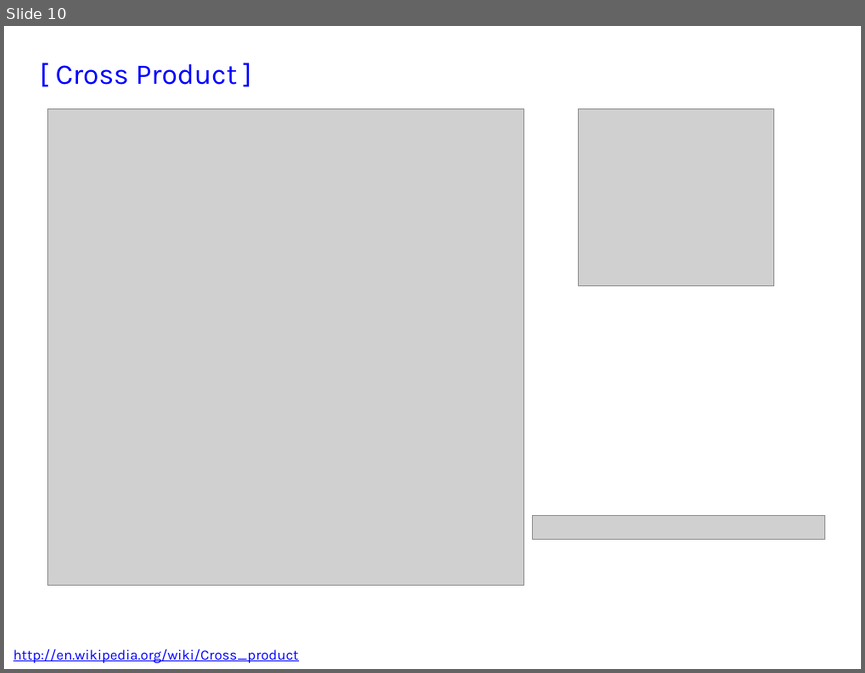
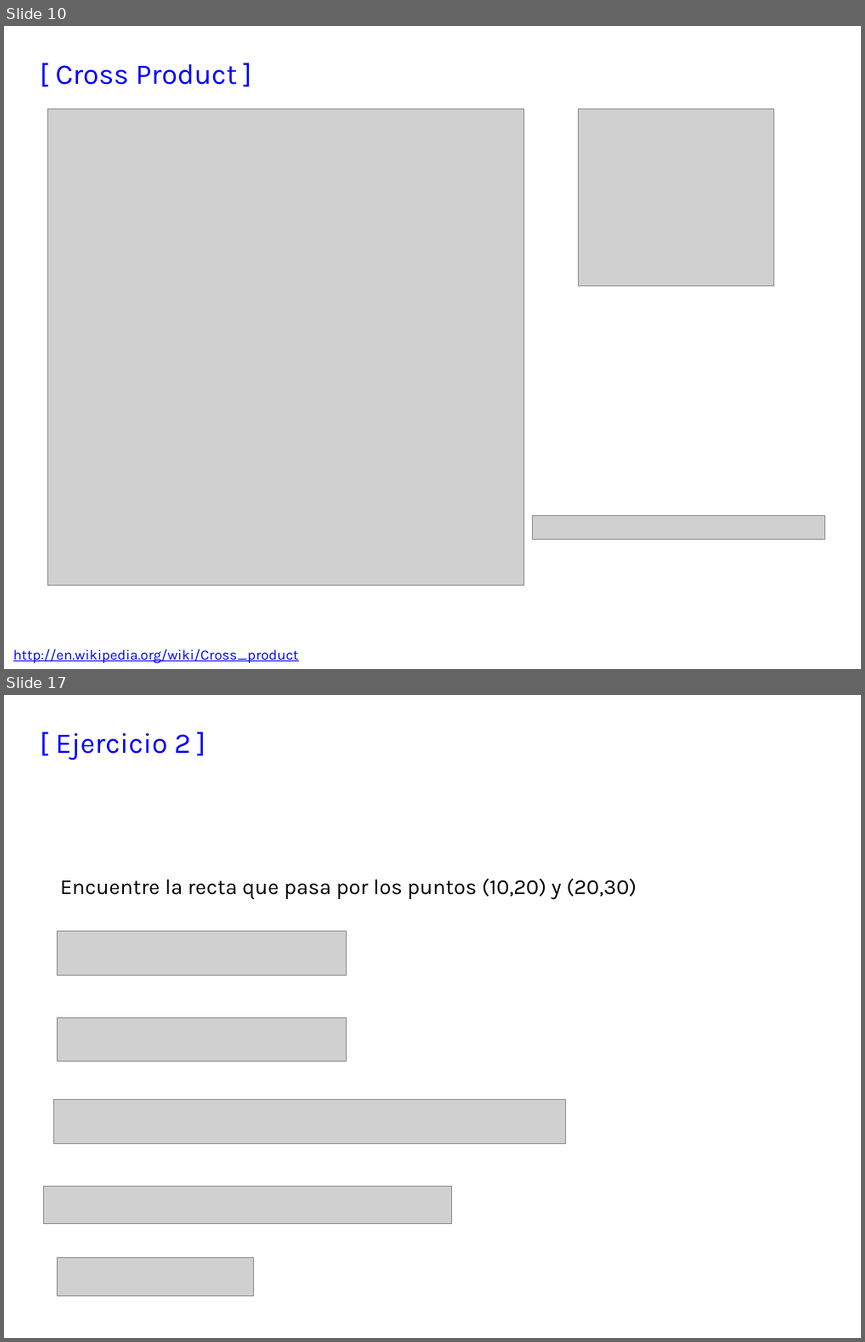
Before and after one commit to domingomery/vision, a slide deck: clases/Cap02_Geometria/presentaciones/CV02_PointsLinesPlanes.pptx. Shown one above the other, each under a label of ours: slide 10 before the commit, slides 10 and 17 after it; the slides between them are not shown. The pictures are 865x673 and 865x1342 pixels, drawn with LibreOffice and Linux fonts; fonts in the diff are those of the drawing; grey boxes stand for pictures. Boxes give left, top, right and bottom in pixels: in the first picture for what was removed or moved away, otherwise in the second. Text is boxed around its words. In the diff, an @@ line names an element or a change of style, - is before the commit and + after.

```diff
--- a/clases/Cap02_Geometria/presentaciones/CV02_PointsLinesPlanes.pptx
+++ b/clases/Cap02_Geometria/presentaciones/CV02_PointsLinesPlanes.pptx
@@ slide 17 added at bbox=[4, 695, 861, 1338], background #FFFFFF @@
@@ text added at bbox=[56, 733, 190, 760], 24 pt, text #0000FF @@
+[ Ejercicio 2 ]
@@ text added at bbox=[60, 879, 636, 899], 18 pt, text #000000 @@
+Encuentre la recta que pasa por los puntos (10,20) y (20,30)
@@ picture added at bbox=[57, 930, 347, 975] @@
@@ picture added at bbox=[57, 1017, 347, 1061] @@
@@ picture added at bbox=[53, 1100, 565, 1143] @@
@@ picture added at bbox=[43, 1185, 451, 1223] @@
@@ picture added at bbox=[57, 1257, 253, 1295] @@
```
Also in this commit, not shown: 7 slides changed, 2 other slides added, 8 other files.
